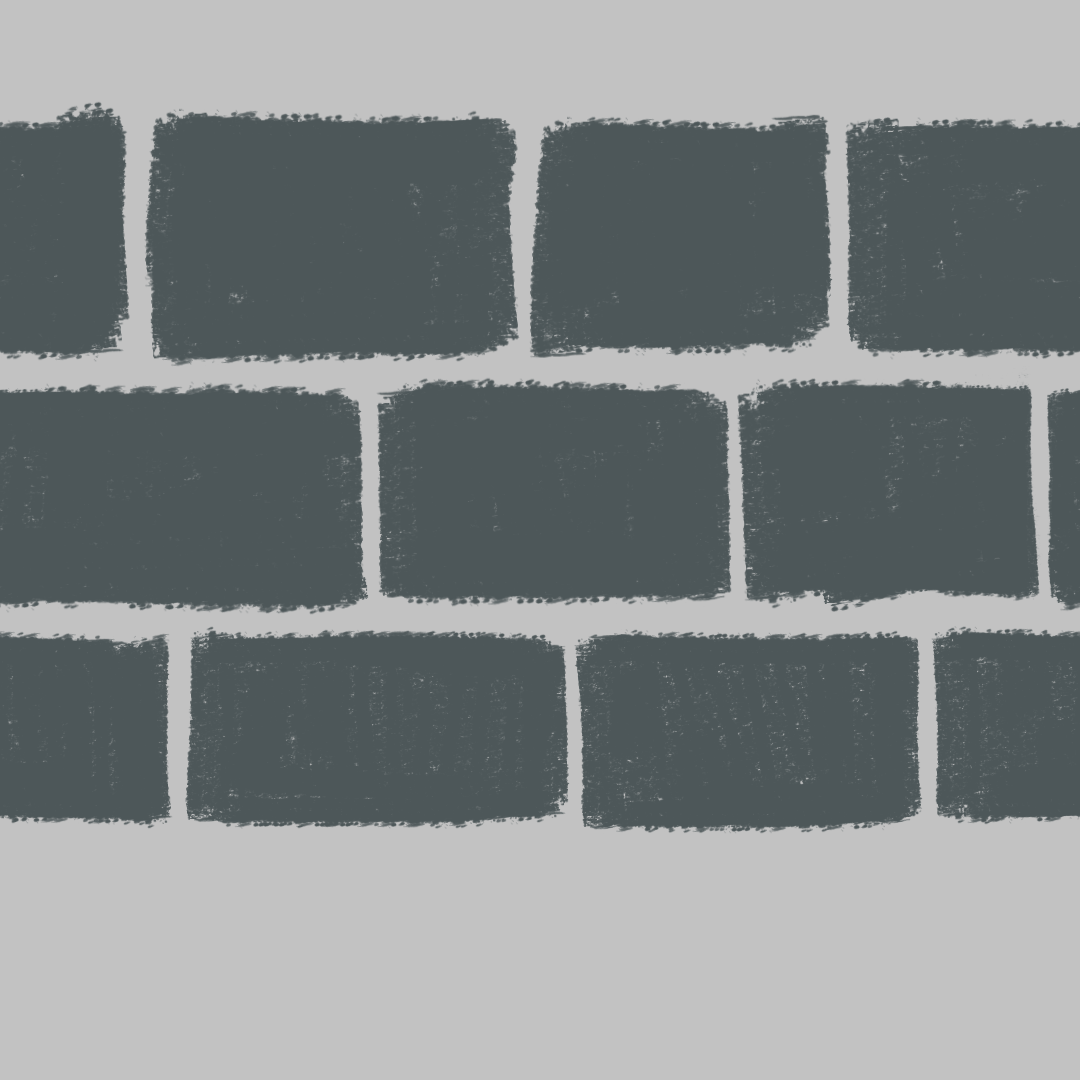
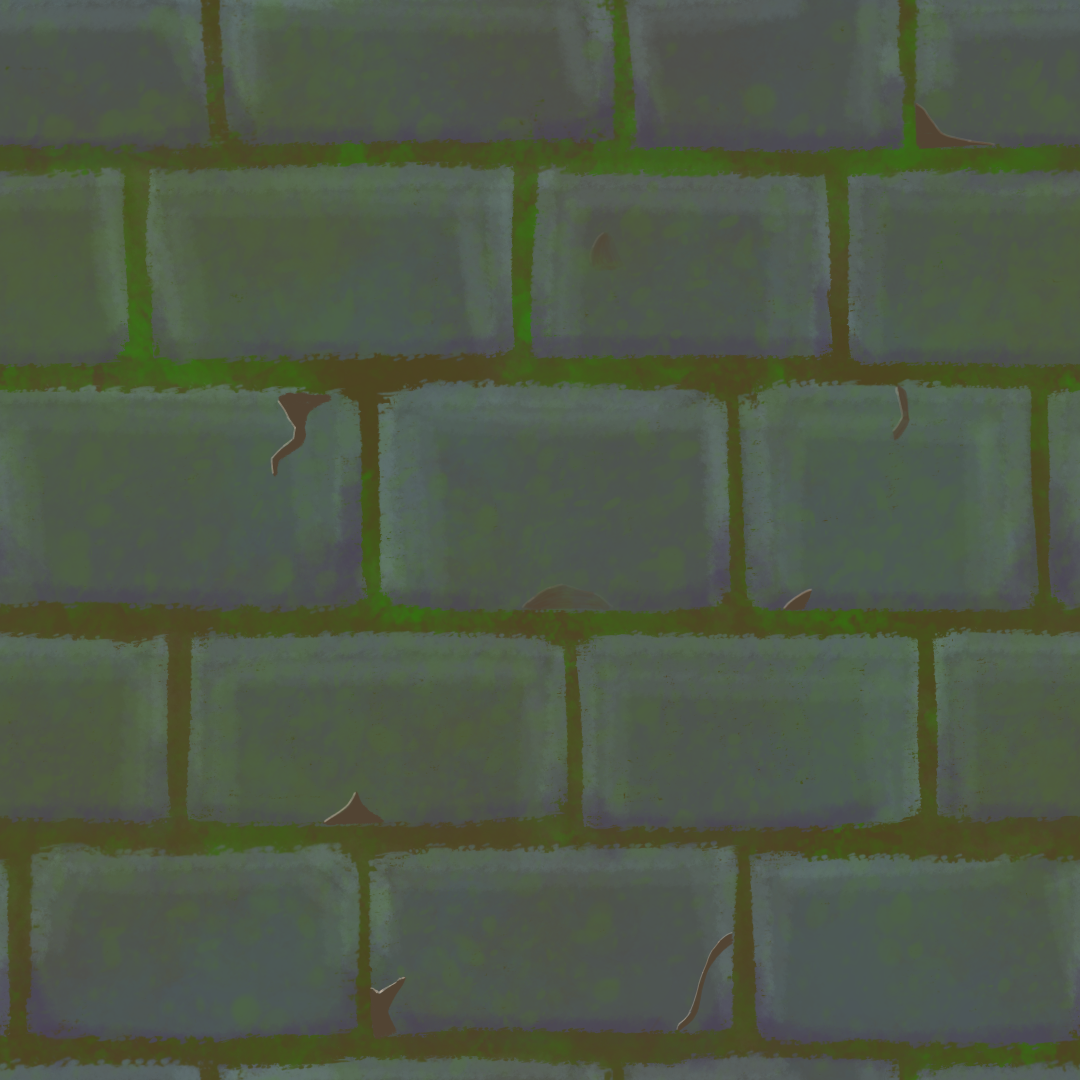
Layers edited between the first and the second 1080×1080 image:
added layer "Pintar camada 2" above "Agrupar 5" over <box>192,64,1080,1080</box>
added group "Agrupar 5" with 3 layers above "Pintar camada 3" over <box>0,0,1080,1080</box>
added layer "Pintar camada 6" in group "Agrupar 5" over <box>0,0,1080,1080</box>
added layer "Pintar camada 4" in group "Agrupar 5" over <box>0,0,1080,1080</box>
moved "Pintar camada 1" into group "Agrupar 5", painted on it over <box>0,0,1080,1080</box>
added layer "Pintar camada 3" above "Plano de fundo" over <box>0,0,1080,1080</box>